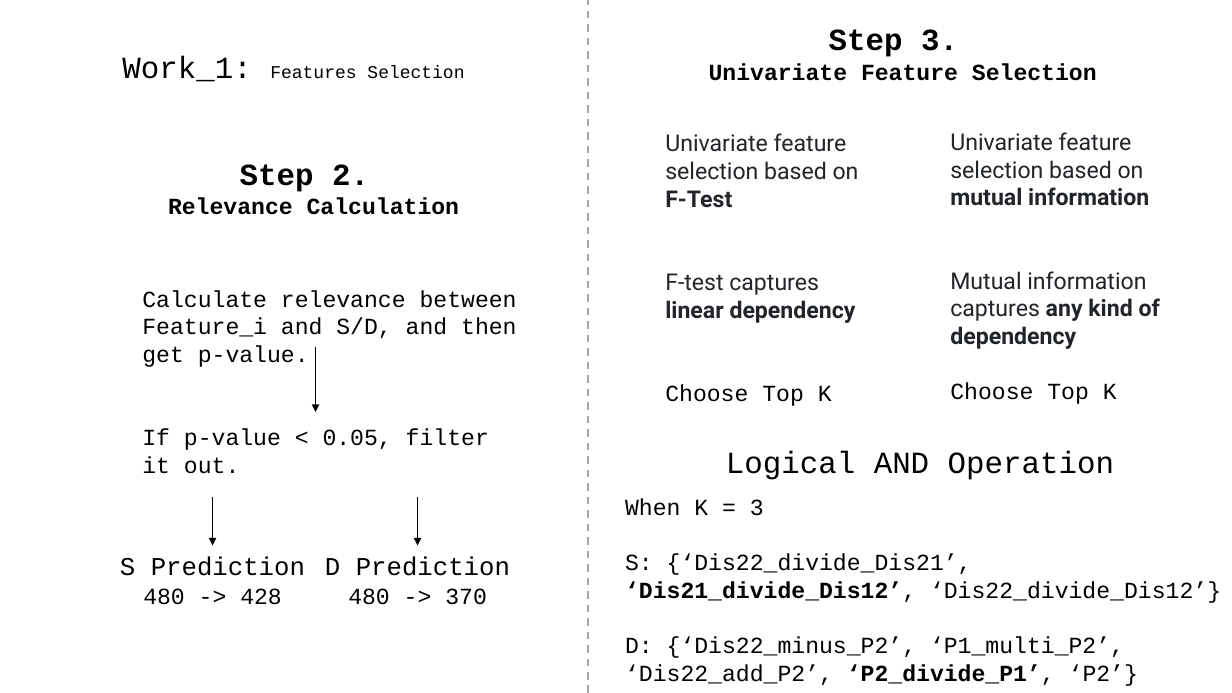
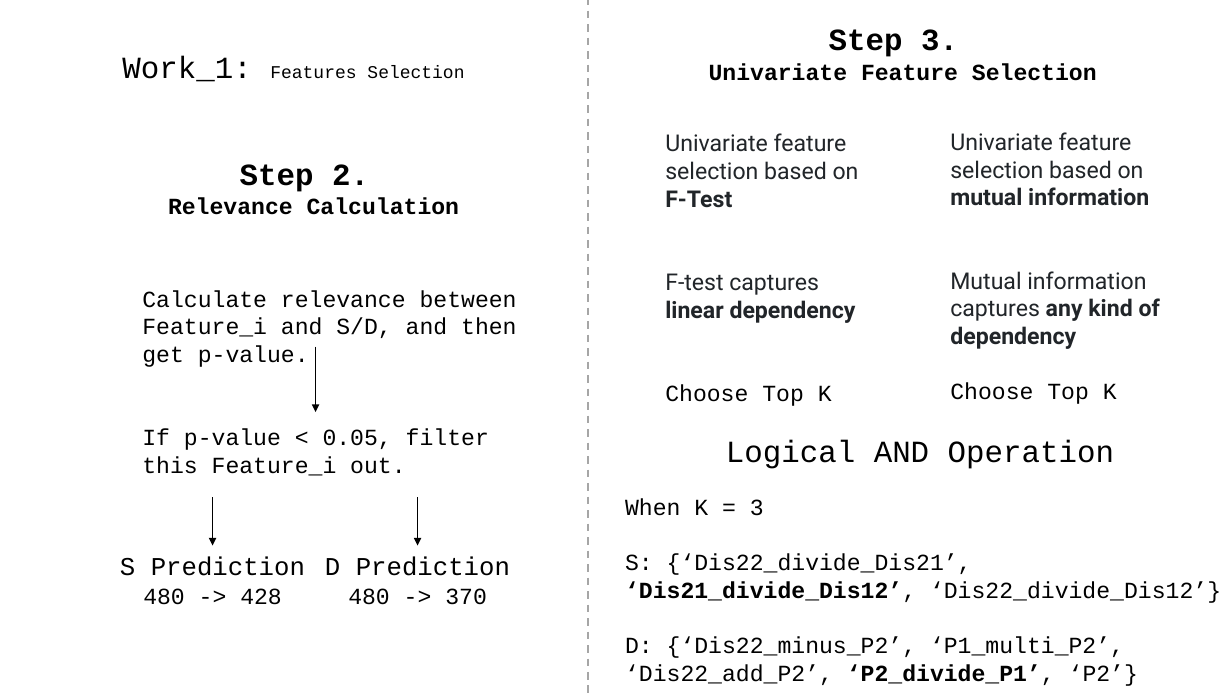
Before and after one commit to A-Big-Tortoise/Presentation, a slide deck: slide 6 of Presentation_821_JiayuChen.pptx. Drawn at 1232x693 pixels with LibreOffice and Linux fonts; fonts in the diff are those of the drawing. Boxes give left, top, right and bottom in pixels: in the first picture for what was removed or moved away, otherwise in the second. Text is boxed around its words. In the diff, an @@ line names an element or a change of style, - is before the commit and + after.

```diff
--- a/Presentation_821_JiayuChen.pptx
+++ b/Presentation_821_JiayuChen.pptx
@@ text at box(142, 428, 489, 476): text changed @@
-If p-value < 0.05, filter it out.
+If p-value < 0.05, filter this Feature_i out.
@@ text "Logical AND Operation": place and size @@
-text "Logical AND Operation" at box(726, 451, 1114, 480)
+text "Logical AND Operation" at box(726, 440, 1114, 469)
```
Also in this commit, not shown: 7 other slides changed.
